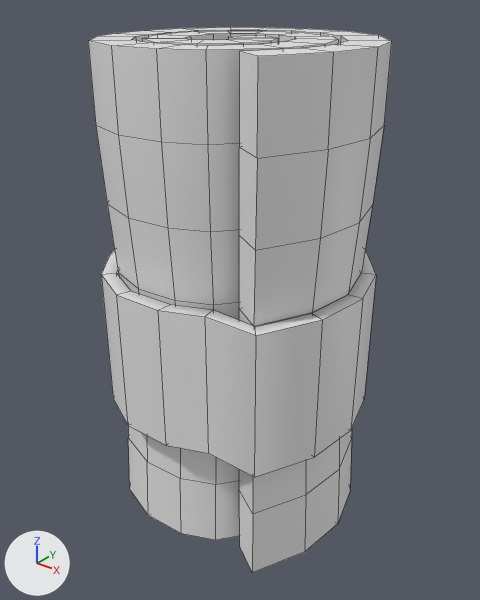
The FBX model Assets/Fbx/bandages.fbx: old version first, new version second.
One viewpoint serves both versions: a camera (50 mm lens) standing at (19.117, 7.169, 0.352) and looking at (18.859, 7.491, 0.152). The axes (+X, +Y, +Z) are drawn at lower left. The lights are the same throughout. Mesh edges are drawn as thin lines. Where no turn or scale is listed for an object, it has been applied to the vertices.

Objects in the first picture: 'Bandages'.
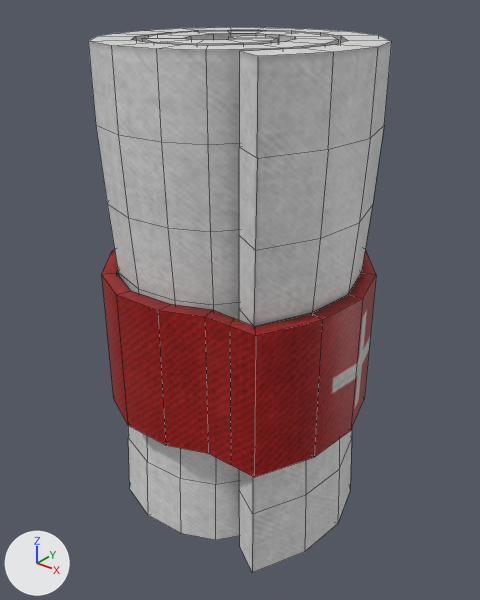
The newer file is also rescaled (x4.756), turned or shifted as a whole; pictures and numbers use the older file's frame.

Boxes (x1, y1, x2, y2) around the edits, measured in the pictures (480 x 600 px):
part 1 of me_béziercurve, built on
    both: (205, 310, 256, 477)
part 2 of me_béziercurve, recoloured
    both: (88, 27, 392, 573)

The change in detail:
Picture 'bandages.png' (img_bandages_png) is new.
Material 'White Bandage' (mat_white_bandage) is new.
Its texture is img_bandages_png.
me_béziercurve is used by ob_bandages; location (18.8544, 7.4948, 0.1568).
me_béziercurve had 596 vertices, 594 faces and spanned x -0.089..0.096, y -0.089..0.091, z -0.157..0.163.
me_béziercurve now has 600 vertices, 598 faces and spans x -0.089..0.096, y -0.089..0.091, z -0.157..0.163.
Part 1, on me_béziercurve:
4 faces are deleted.
4 vertices are added at (0.057, -0.078, 0.023), (0.057, -0.078, -0.073), (0.053, -0.069, 0.023), (0.053, -0.069, -0.073).
8 new faces join them.
me_béziercurve part 2: 590 faces spanning x -0.089..0.096, y -0.089..0.091, z -0.157..0.163 switch from no material to mat_white_bandage (picture img_bandages_png).
